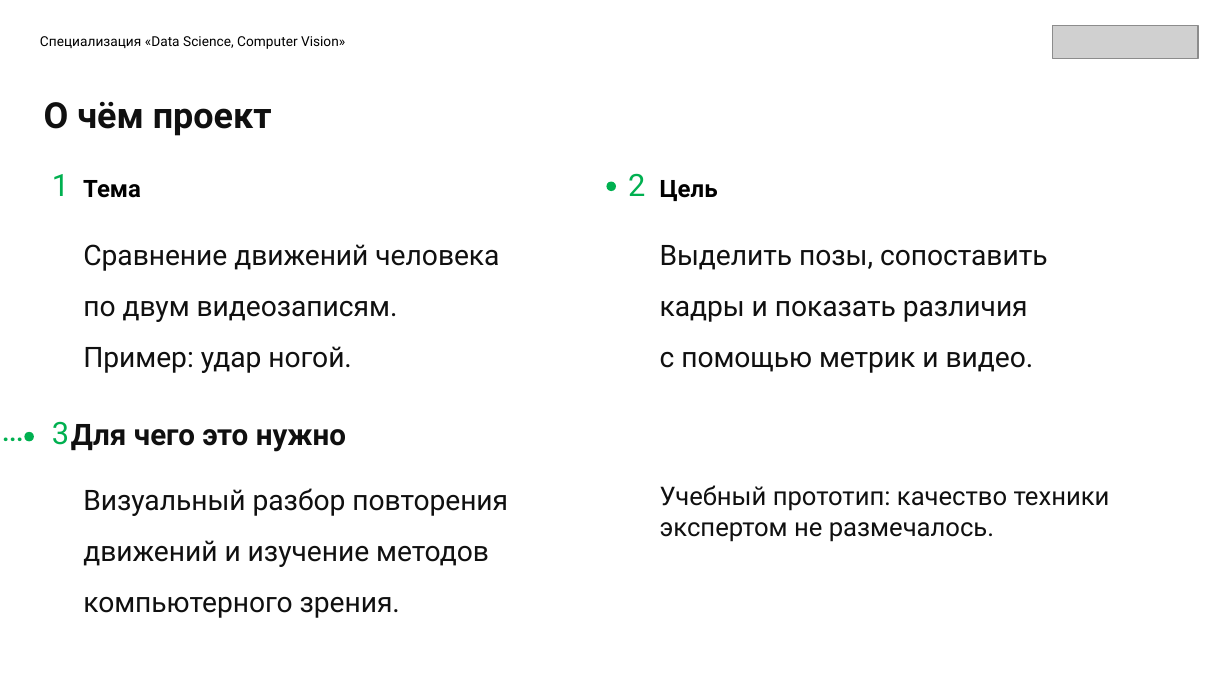
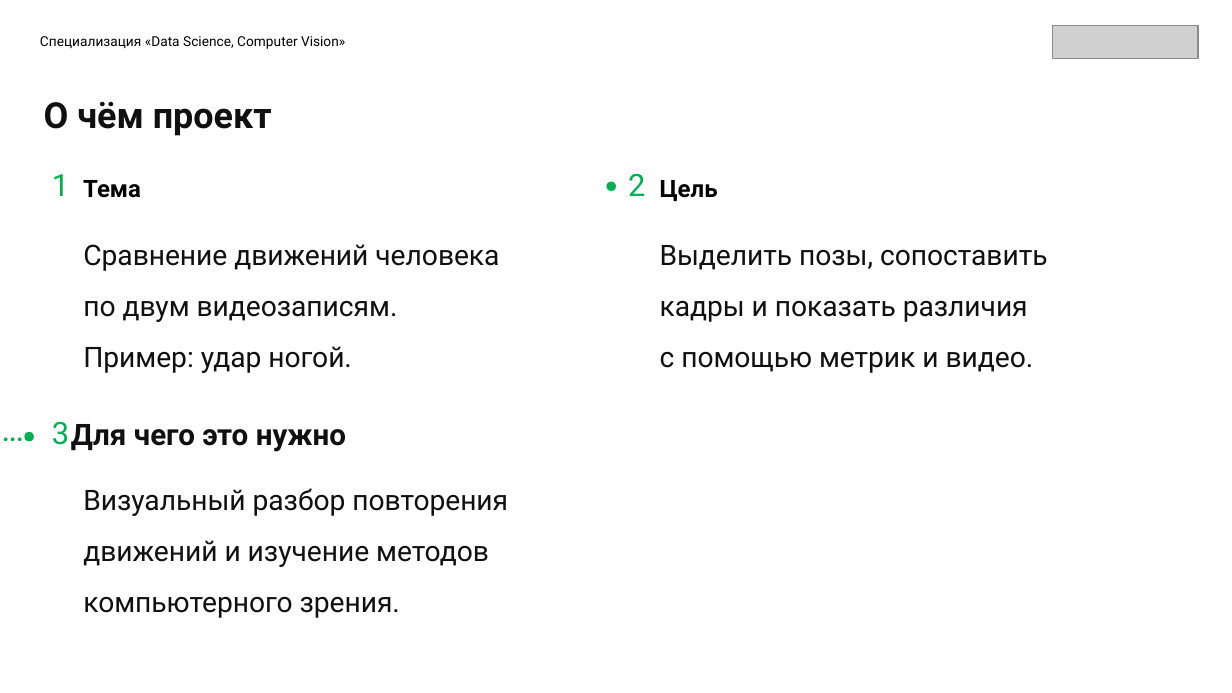
Before and after one commit to Enfox/sf_data_science, a slide deck: slide 2 of PROJECT_EASY-MOTION/presentation/Easy_Motion.pptx. Drawn at 1232x693 pixels with LibreOffice and Linux fonts; fonts in the diff are those of the drawing; grey boxes stand for pictures; background and template pictures are left out. Boxes give left, top, right and bottom in pixels: in the first picture for what was removed or moved away, otherwise in the second. Text is boxed around its words. In the diff, an @@ line names an element or a change of style, - is before the commit and + after.

```diff
--- a/PROJECT_EASY-MOTION/presentation/Easy_Motion.pptx
+++ b/PROJECT_EASY-MOTION/presentation/Easy_Motion.pptx
@@ text removed at bbox=[660, 485, 1110, 542] @@
-Учебный прототип: качество техники
-экспертом не размечалось.
```
Also in this commit, not shown: 4 other slides changed, 5 other files.
